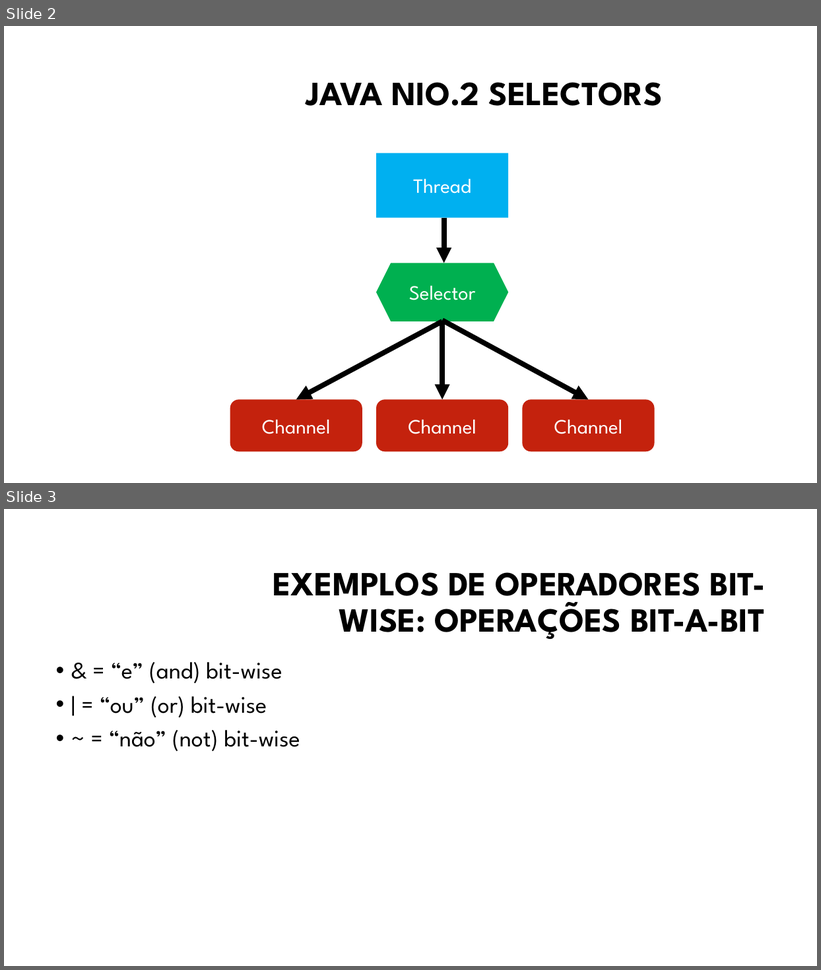
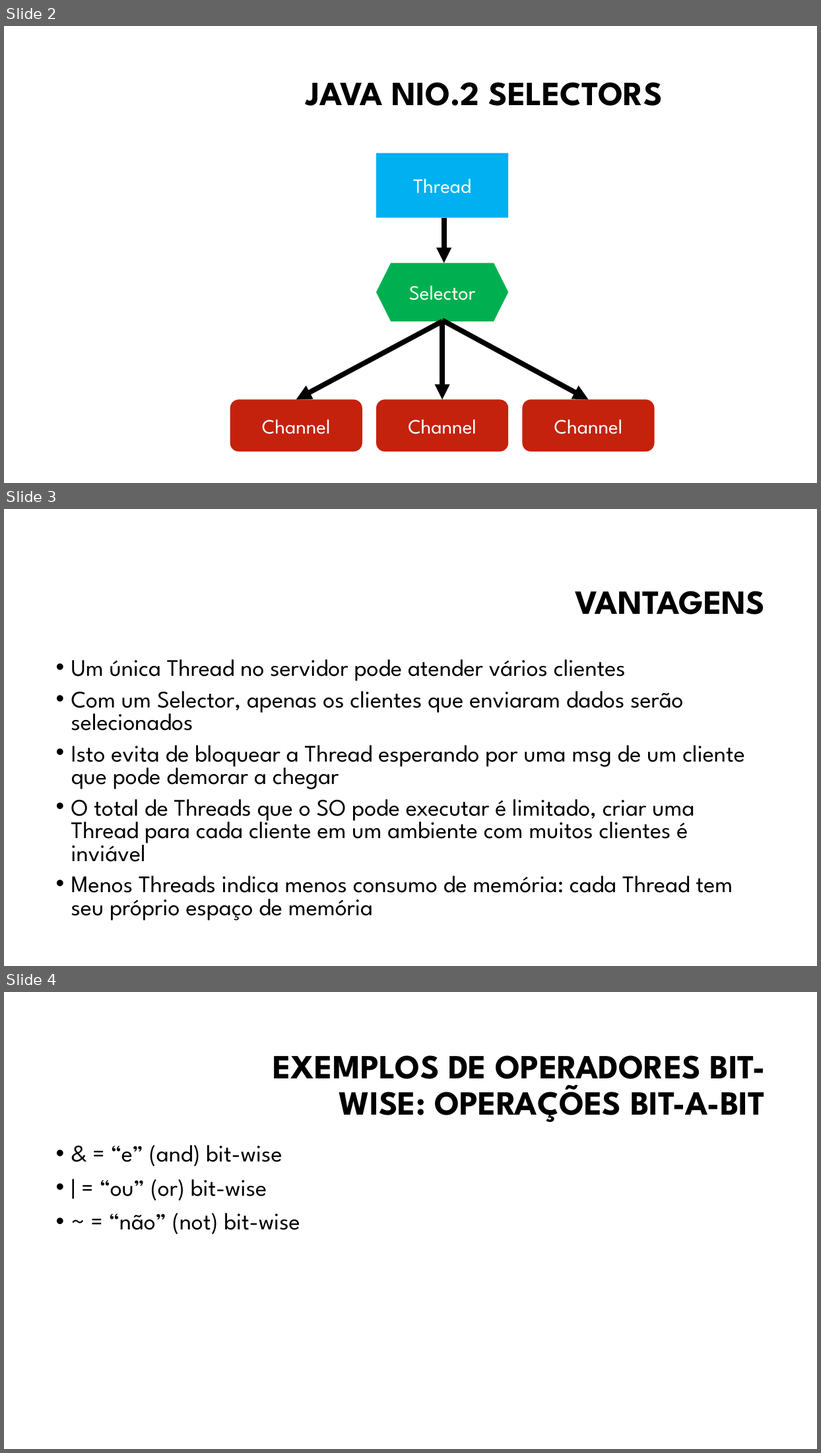
Before and after one commit to manoelcampos/sistemas-distribuidos, a slide deck: projects/01-socket-chat/1.3-non-blocking-socketchannel/non-blocking-chat.pptx. Shown one above the other, each under a label of ours: slides 2 and 3 before the commit, slides 2, 3 and 4 after it. The pictures are 821x970 and 821x1453 pixels, drawn with LibreOffice and Linux fonts; fonts in the diff are those of the drawing; background and template pictures are left out. Boxes give left, top, right and bottom in pixels: in the first picture for what was removed or moved away, otherwise in the second. Text is boxed around its words. In the diff, an @@ line names an element or a change of style, - is before the commit and + after.

```diff
--- a/projects/01-socket-chat/1.3-non-blocking-socketchannel/non-blocking-chat.pptx
+++ b/projects/01-socket-chat/1.3-non-blocking-socketchannel/non-blocking-chat.pptx
@@ slide 3 added at box(4, 509, 817, 966), background #FFFFFF @@
@@ title added at box(576, 591, 766, 615), 40 pt, text #000000, bold @@
+VANTAGENS
@@ text added at box(71, 659, 745, 921), 28 pt, text #000000 @@
+• Um única Thread no servidor pode atender vários clientes
+• Com um Selector, apenas os clientes que enviaram dados serão selecionados
+• Isto evita de bloquear a Thread esperando por uma msg de um cliente que pode demorar a chegar
+• O total de Threads que o SO pode executar é limitado, criar uma Thread para cada cliente em um ambiente com muitos clientes é inviável
+• Menos Threads indica menos consumo de memória: cada Thread tem seu próprio espaço de memória
@@ what was slide 3 is now slide 4 @@
```
Also in this commit, not shown: 2 other files.
